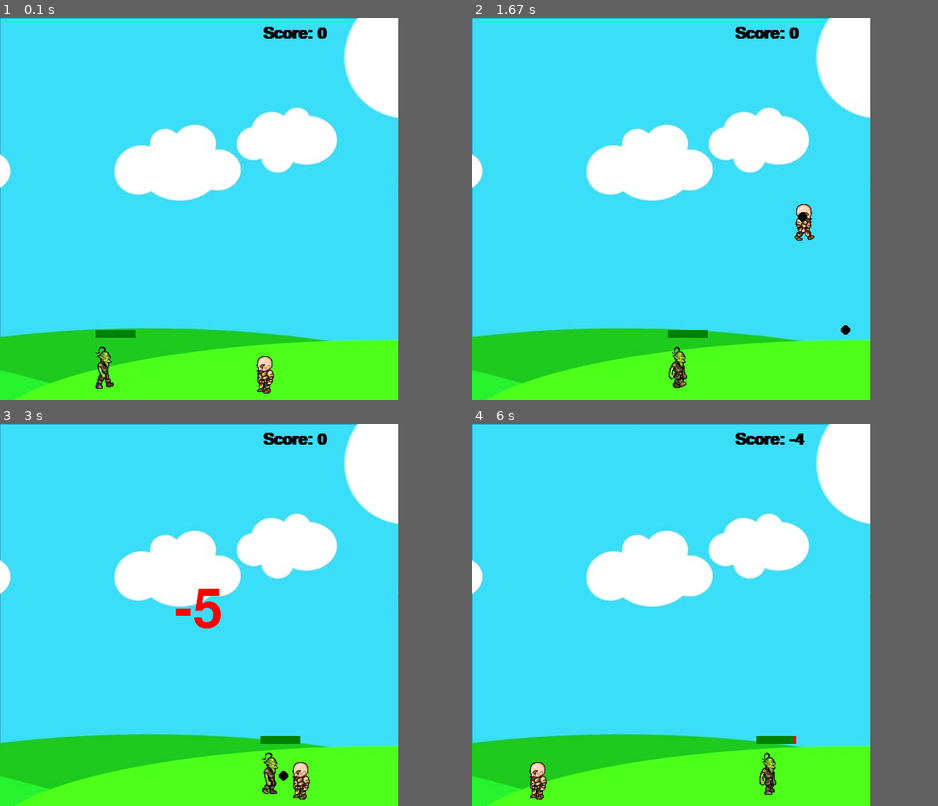
Above: before the commit, frames 1-4 (two rows, left to right).
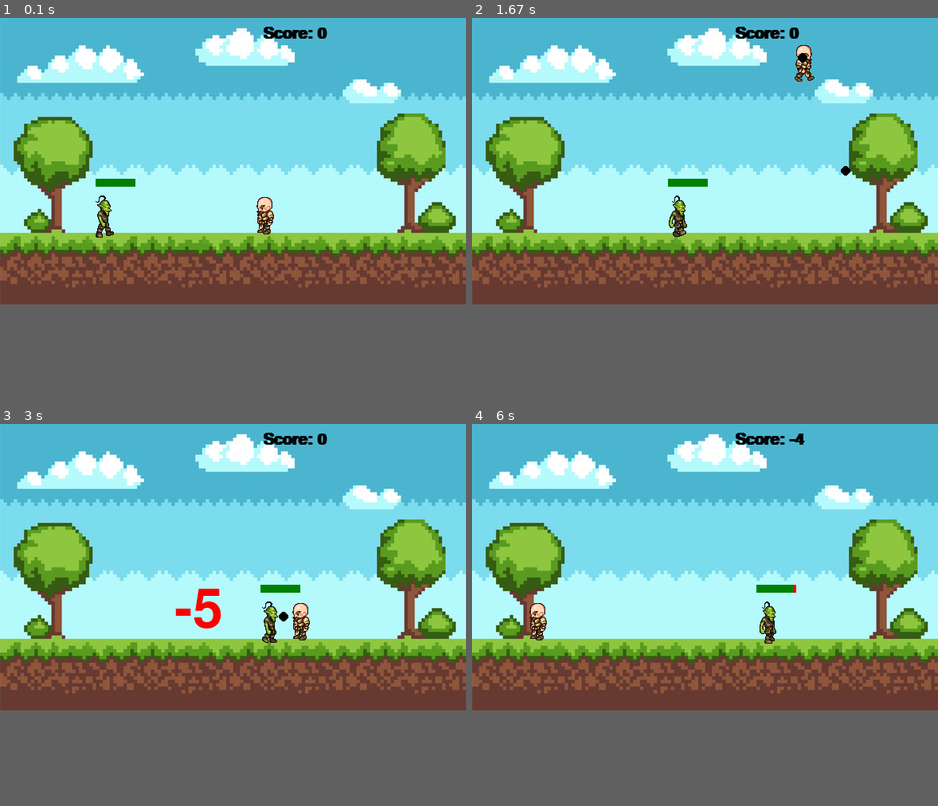
Above: after the commit, the same moments.

Repository: Nafiur01/pygame-platformer-2D
Game: pygame game, started from pygame1.py
Same seed, same stepped clock (60 frames per second), same inputs: the game is played once before the commit and once after it.
Inputs:
- Up to frame 1 (0.1 s): no input
- Up to frame 2 (1.67 s): tap Space at 0.33, 0.73, 1.03, 1.23, 1.57 s; hold Right 0.67-1.13 s; hold Up 1.17-1.47 s; hold Right from 1.5 s (still down)
- Up to frame 3 (3 s): tap Space at 1.87, 2.07, 2.37, 2.63, 2.93 s; release Right at 1.97 s; hold Left 2-2.53 s; hold Left 2.57-2.97 s
- Up to frame 4 (6 s): hold Left from 5.9 s (still down); tap Space at 5.97 s
In our replay, the window is 500x480 before the commit and 585x360 after it. These sizes can differ from the game's own. Grey fills any space a smaller window leaves; there, only what the larger window draws over its background counts as a difference.

The runs differ from the first frame. In frame 1, 84% of the frame differs, in the area x 0-100%, y 0-100%; in frame 2, 84%; in frame 3, 84%; in frame 4, 84%.

Commit message:
changed a bit

Diff:
--- a/pygame1.py
+++ b/pygame1.py
@@ -1,12 +1,12 @@
 import pygame
 pygame.init()
 
-win = pygame.display.set_mode((500,480))
+win = pygame.display.set_mode((585,360))
 pygame.display.set_caption("First Game")
 
 walkRight = [pygame.image.load('R1.png'), pygame.image.load('R2.png'), pygame.image.load('R3.png'), pygame.image.load('R4.png'), pygame.image.load('R5.png'), pygame.image.load('R6.png'), pygame.image.load('R7.png'), pygame.image.load('R8.png'), pygame.image.load('R9.png')]
 walkLeft = [pygame.image.load('L1.png'), pygame.image.load('L2.png'), pygame.image.load('L3.png'), pygame.image.load('L4.png'), pygame.image.load('L5.png'), pygame.image.load('L6.png'), pygame.image.load('L7.png'), pygame.image.load('L8.png'), pygame.image.load('L9.png')]
-bg = pygame.image.load('bg.jpg')
+bg = pygame.image.load('das.jpg')
 char = pygame.image.load('standing.png')
 
 clock = pygame.time.Clock()
@@ -61,7 +61,7 @@
         self.isJump=False
         self.jumpCount = 10
         self.x = 60
-        self.y = 410
+        self.y = 210
         self.walkCount = 0
         font1 = pygame.font.SysFont('comicsans',100)
         text = font1.render('-5',1,(255,0,0))
@@ -161,7 +161,6 @@
 
 def redrawGameWindow():
     global walkCount
-
     win.blit(bg, (0,0))
     text = font.render('Score: ' + str(score),1,(0,0,0))
     win.blit(text,(330,10))
@@ -174,8 +173,8 @@
 
 #mainloop
 font = pygame.font.SysFont('comicsans',30,True)
-man = player(300,410,64,64)
-goblin = enemy(100,410,64,64,450)
+man = player(300,210,64,64)
+goblin = enemy(100,220,64,64,450)
 # goblin2 = enemy(110,410,64,64,450)
 shootLoop = 0
 bullets = []
